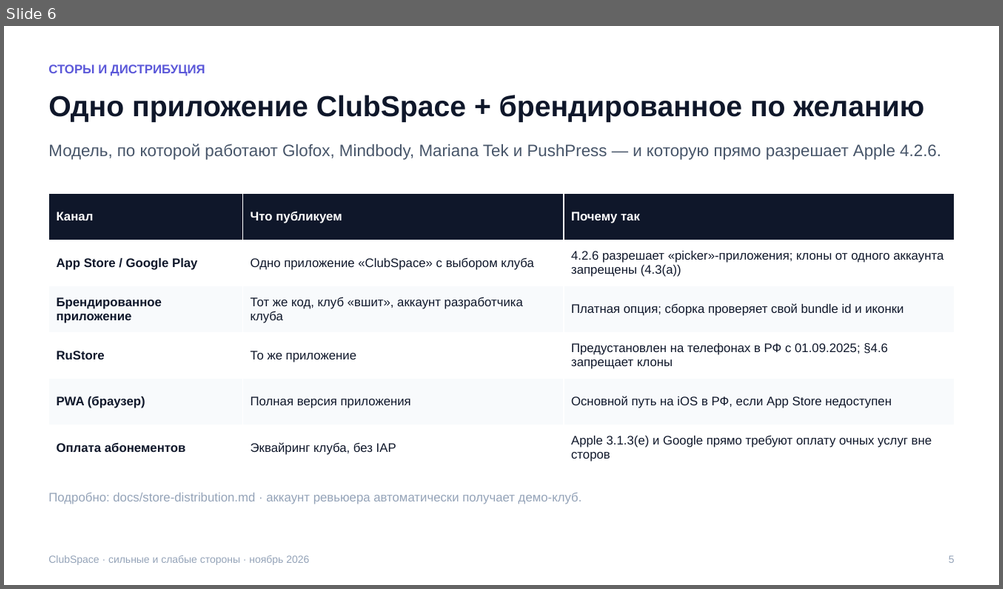
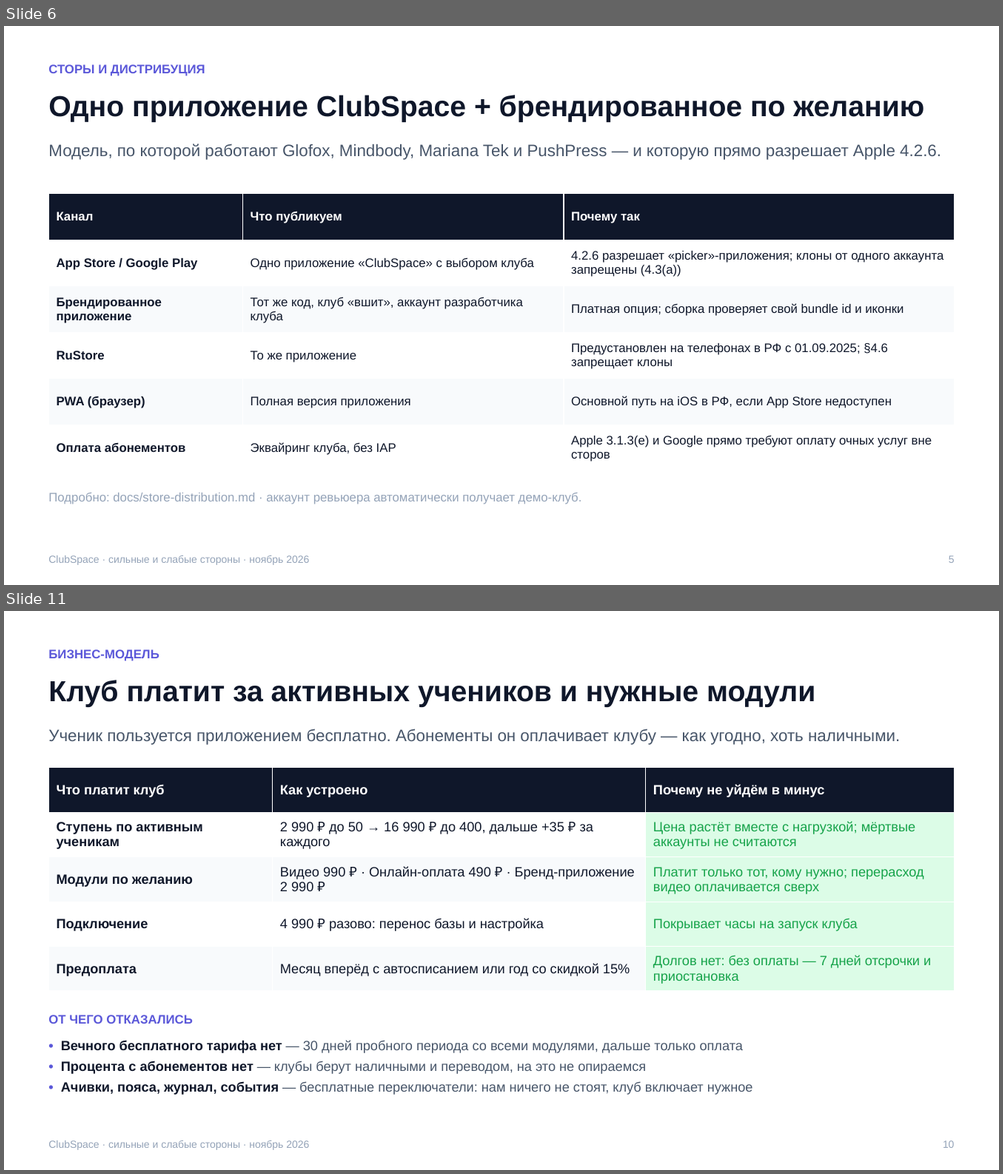
Before and after one commit to ilyakislenko/clubspace, a slide deck: docs/strategy/ClubSpace-strengths-weaknesses.pptx. Shown one above the other, each under a label of ours: slide 6 before the commit, slides 6 and 11 after it; the slides between them are not shown. The pictures are 1003x589 and 1003x1174 pixels, drawn with LibreOffice and Linux fonts; fonts in the diff are those of the drawing. Boxes give left, top, right and bottom in pixels: in the first picture for what was removed or moved away, otherwise in the second. Text is boxed around its words. In the diff, an @@ line names an element or a change of style, - is before the commit and + after.

```diff
--- a/docs/strategy/ClubSpace-strengths-weaknesses.pptx
+++ b/docs/strategy/ClubSpace-strengths-weaknesses.pptx
@@ slide 11 added at box(4, 611, 999, 1170), background #FFFFFF @@
@@ text added at box(48, 649, 159, 661), 12 pt, text #5B58D9, bold @@
+БИЗНЕС‑МОДЕЛЬ
@@ text added at box(48, 680, 815, 707), 28 pt, text #0F172A, bold @@
+Клуб платит за активных учеников и нужные модули
@@ text added at box(48, 729, 899, 745), 16 pt, text #475569 @@
+Ученик пользуется приложением бесплатно. Абонементы он оплачивает клубу — как угодно, хоть наличными.
@@ table added at box(48, 768, 954, 991), 5 rows, 3 columns @@
+Что платит клуб | Как устроено | Почему не уйдём в минус
+Ступень по активным ученикам | 2 990 ₽ до 50 → 16 990 ₽ до 400, дальше +35 ₽ за каждого | Цена растёт вместе с нагрузкой; мёртвые аккаунты не считаются
+Модули по желанию | Видео 990 ₽ · Онлайн‑оплата 490 ₽ · Бренд‑приложение 2 990 ₽ | Платит только тот, кому нужно; перерасход видео оплачивается сверх
+Подключение | 4 990 ₽ разово: перенос базы и настройка | Покрывает часы на запуск клуба
+Предоплата | Месяц вперёд с автосписанием или год со скидкой 15% | Долгов нет: без оплаты — 7 дней отсрочки и приостановка
@@ text added at box(48, 1015, 192, 1024), 12 pt, text #5B58D9, bold @@
+ОТ ЧЕГО ОТКАЗАЛИСЬ
@@ text added at box(61, 1040, 753, 1095), 13 pt, text #475569 @@
+• Вечного бесплатного тарифа нет — 30 дней пробного периода со всеми модулями, дальше только оплата
+• Процента с абонементов нет — клубы берут наличными и переводом, на это не опираемся
+• Ачивки, пояса, журнал, события — бесплатные переключатели: нам ничего не стоят, клуб включает нужное
@@ text added at box(48, 1141, 309, 1150), 10 pt, text #94A3B8 @@
+ClubSpace · сильные и слабые стороны · ноябрь 2026
@@ text added at box(942, 1141, 954, 1148), 10 pt, text #94A3B8 @@
+10
```
Also in this commit, not shown: 8 slides changed, 5 other slides added, 2 slides removed, 5 other files.
